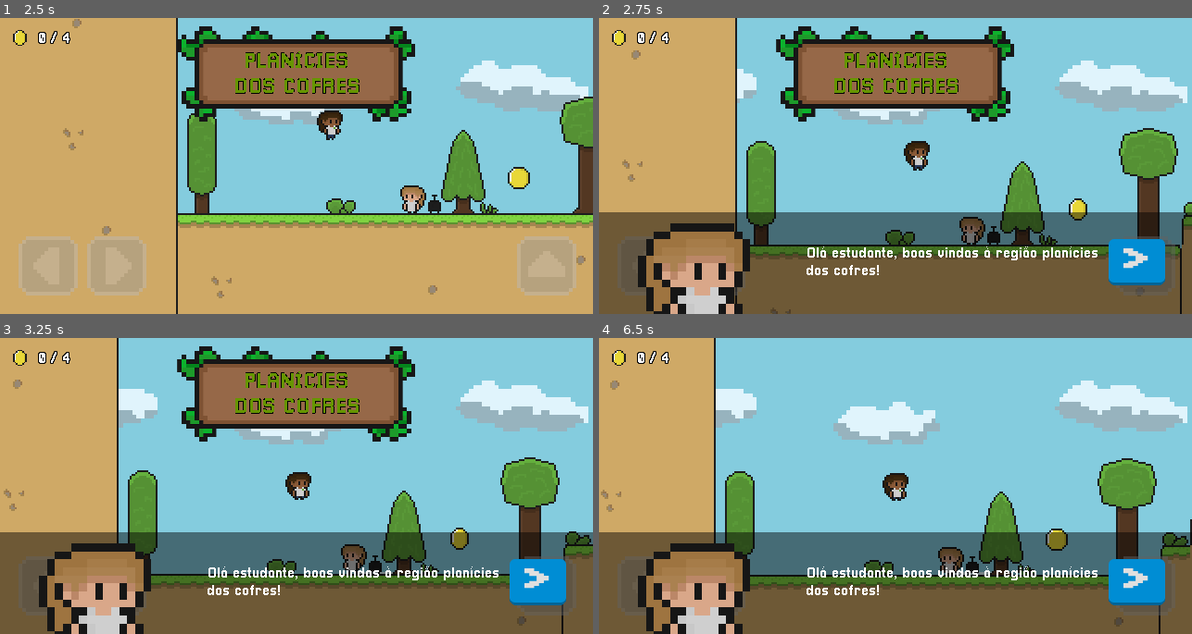
Above: before the commit, frames 1-4 (two rows, left to right).
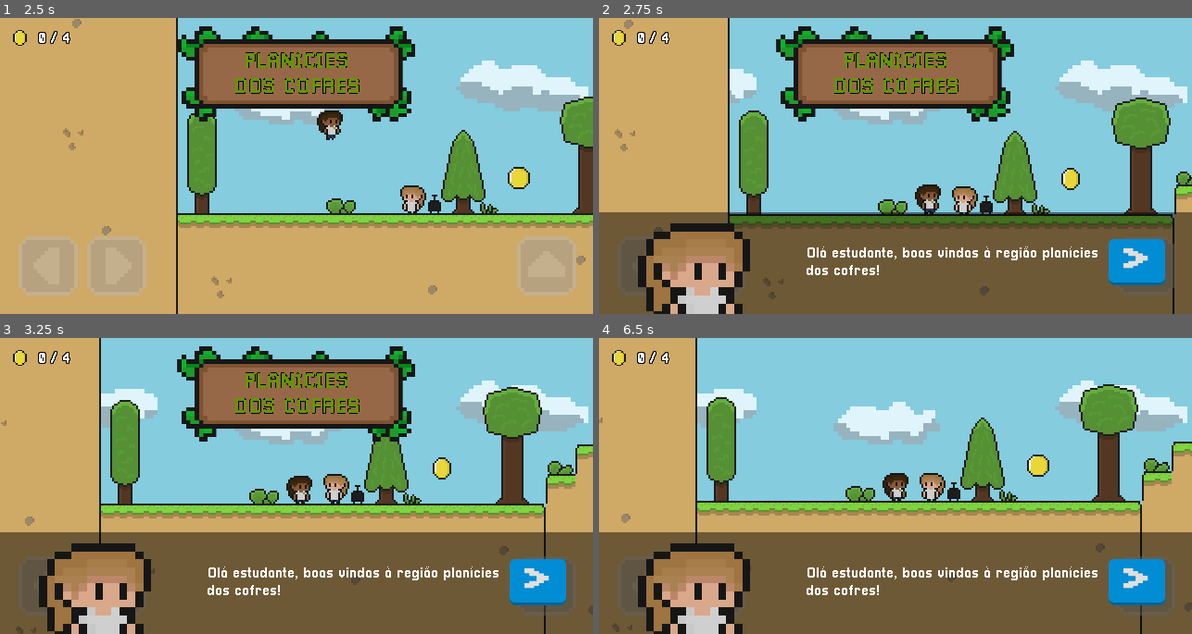
Above: after the commit, the same moments.

Repository: DanilloPitta/MathMinigames
Game: Godot game, scene res://src/Menu/menu.tscn
Same seed, same stepped clock (60 frames per second), same inputs: the game is played once before the commit and once after it.
Inputs (mouse positions are in pixels of both pictures, inside the frame that each line leads up to):
- Up to frame 1 (2.5 s): click "JOGAR" at 0.5 s; click "1" at 1.25 s; move the mouse to (426, 151) at 2.02 s; hold Right (ui_right) from 2.03 s (still down); click (426, 151) at 2.17 s; tap W (jump) at 2.27 s
- Up to frame 2 (2.75 s): keep holding Right (ui_right)
- Up to frame 3 (3.25 s): keep holding Right (ui_right); move the mouse to (177, 500) at 2.77 s; tap W (jump) at 3.02 s
- Up to frame 4 (6.5 s): move the mouse to (954, 420) at 3.52 s; release Right (ui_right) at 3.53 s; hold Left (ui_left) 3.53-4.28 s; move the mouse to (865, 545) at 4.27 s; hold Right (ui_right) 4.28-5.78 s; click (865, 545) at 4.42 s; tap W (jump) at 4.52, 5.27, 6.02 s; move the mouse to (1073, 530) at 5.02 s; move the mouse to (717, 441) at 5.77 s; hold Left (ui_left) from 5.78 s (still down)

Frame 1 is identical in both runs. In frame 2, 18% of the frame differs, in the area x 2-100%, y 0-100%; in frame 3, 29%; in frame 4, 30%, in the area x 0-100%, y 0-100%.

Commit message:
Fix postion do player no tutorial

Diff:
--- a/src/Scenes/level_plate.tscn
+++ b/src/Scenes/level_plate.tscn
@@ -30,6 +30,21 @@
 "values": [Vector2(191, 9)]
 }
 
+[sub_resource type="Animation" id="Animation_83nf4"]
+resource_name = "bounce_out"
+tracks/0/type = "value"
+tracks/0/imported = false
+tracks/0/enabled = true
+tracks/0/path = NodePath("Control/TextureRect:position")
+tracks/0/interp = 1
+tracks/0/loop_wrap = true
+tracks/0/keys = {
+"times": PackedFloat32Array(0, 0.2),
+"transitions": PackedFloat32Array(1, 1),
+"update": 0,
+"values": [Vector2(191, 9), Vector2(191, -120)]
+}
+
 [sub_resource type="Animation" id="Animation_oha8d"]
 resource_name = "fade_in"
 tracks/0/type = "value"
@@ -43,21 +58,6 @@
 "transitions": PackedFloat32Array(1, 1),
 "update": 0,
 "values": [Color(1, 1, 1, 0), Color(1, 1, 1, 1)]
-}
-
-[sub_resource type="Animation" id="Animation_83nf4"]
-resource_name = "bounce_out"
-tracks/0/type = "value"
-tracks/0/imported = false
-tracks/0/enabled = true
-tracks/0/path = NodePath("Control/TextureRect:position")
-tracks/0/interp = 1
-tracks/0/loop_wrap = true
-tracks/0/keys = {
-"times": PackedFloat32Array(0, 0.2),
-"transitions": PackedFloat32Array(1, 1),
-"update": 0,
-"values": [Vector2(191, 9), Vector2(191, -120)]
 }
 
 [sub_resource type="AnimationLibrary" id="AnimationLibrary_fcq7r"]
--- a/src/Scripts/angela_talk.gd
+++ b/src/Scripts/angela_talk.gd
@@ -10,5 +10,8 @@
 		if !tutorial_completed:
 			tutorial_completed = true
 
+			body.position.x = self.position.x - 20
+			body.position.y = self.position.y
+
 			var ui = angela_talk_ui.instantiate()
 			get_parent().add_child(ui)
